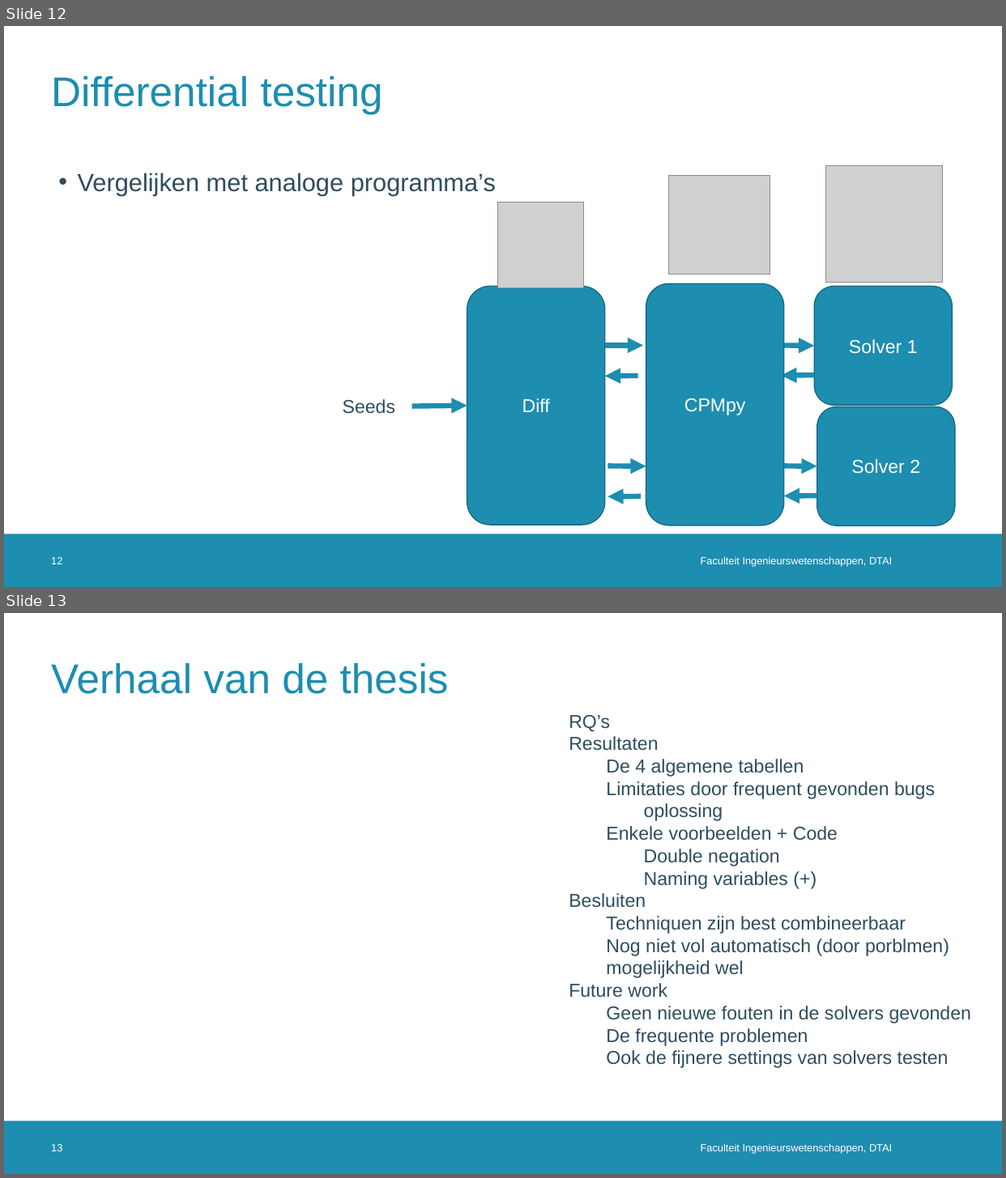
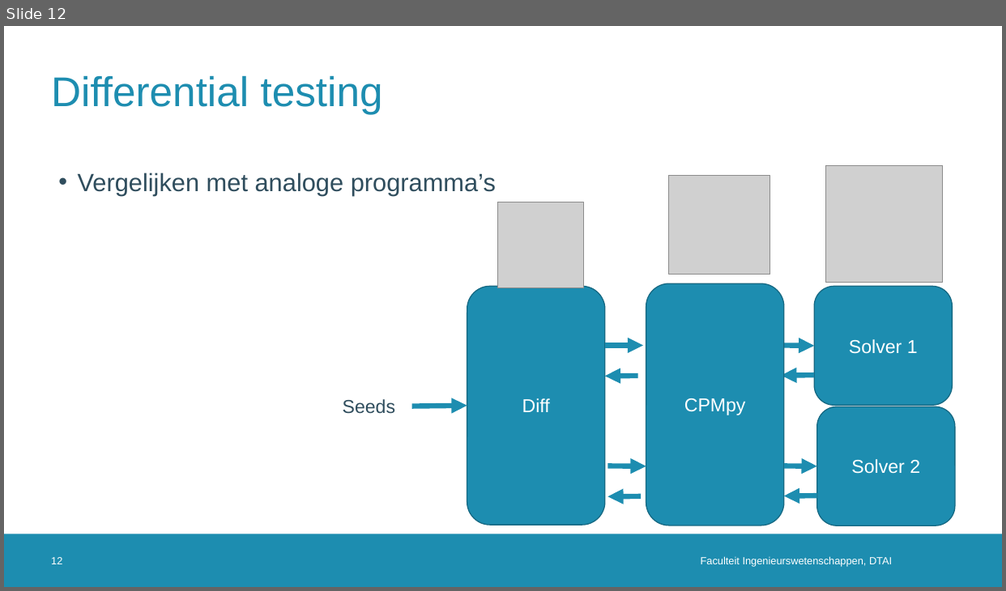
Before and after one commit to rubenkindt/Masterproef-paper-RubenKindt, a slide deck: Milestones/M3 december presentation/M3.pptx. Shown one above the other, each under a label of ours: slides 12 and 13 before the commit, slide 12 after it. The pictures are 1006x1178 and 1006x591 pixels, drawn with LibreOffice and Linux fonts; fonts in the diff are those of the drawing; grey boxes stand for pictures; background and template pictures are left out. Boxes give left, top, right and bottom in pixels: in the first picture for what was removed or moved away, otherwise in the second. Text is boxed around its words. In the diff, an @@ line names an element or a change of style, - is before the commit and + after.

```diff
--- a/Milestones/M3 december presentation/M3.pptx
+++ b/Milestones/M3 december presentation/M3.pptx
@@ slide 13 removed at bbox=[4, 613, 1002, 1174], background #FFFFFF; not listed: 1 template element that a slide beside it also shows @@
@@ title removed at bbox=[51, 662, 449, 694] @@
-Verhaal van de thesis
@@ text removed at bbox=[569, 715, 971, 1068] @@
-RQ’s
-Resultaten
-  De 4 algemene tabellen
-  Limitaties door frequent gevonden bugs
-    oplossing
-  Enkele voorbeelden + Code
-    Double negation
-    Naming variables (+)
-Besluiten
-  Techniquen zijn best combineerbaar
-  Nog niet vol automatisch (door porblmen) mogelijkheid wel
-Future work
-  Geen nieuwe fouten in de solvers gevonden
-  De frequente problemen
-  Ook de fijnere settings van solvers testen
@@ page number removed at bbox=[51, 1144, 62, 1152] @@
-13
@@ text removed at bbox=[701, 1144, 892, 1154] @@
-Faculteit Ingenieurswetenschappen, DTAI
```
Also in this commit, not shown: 7 slides changed, 5 slides added, 2 other slides removed, 12 other files.
